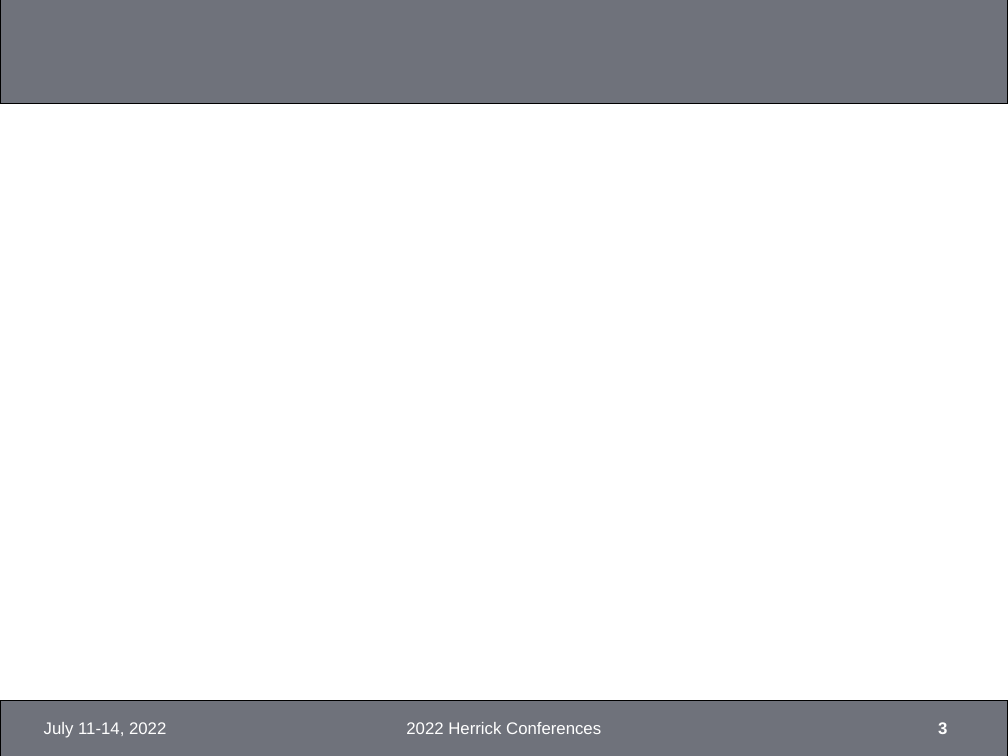
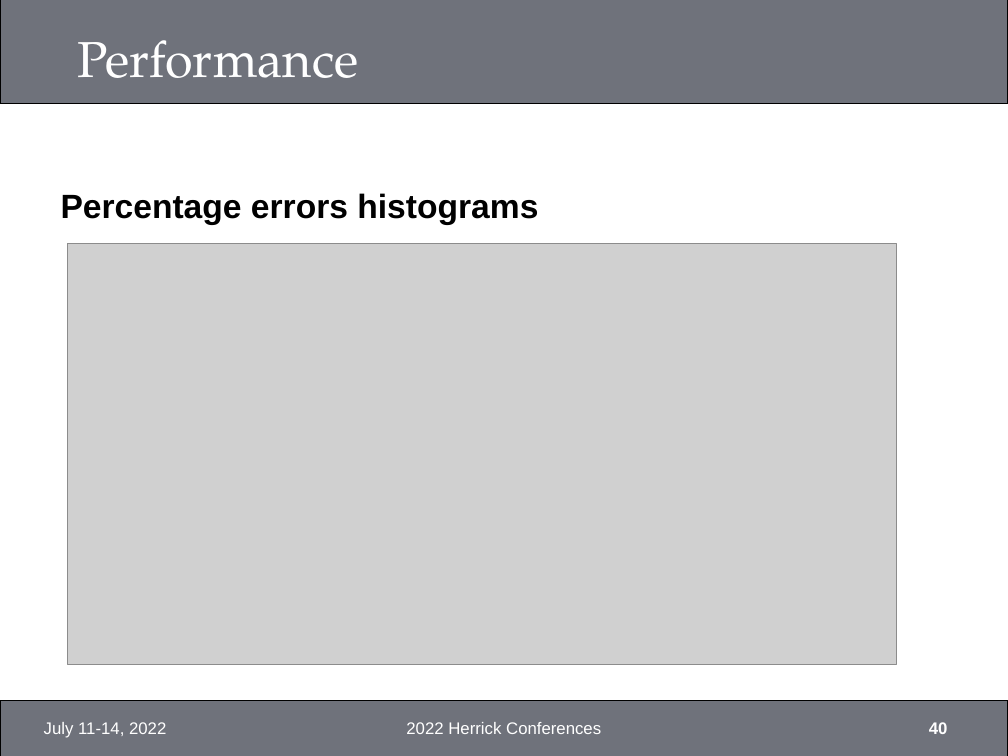
Before and after one commit to xixihaha1995/Hybrid_RC_GGMR, a slide deck: slide 40 of Final/TODO_Recordings.pptx (slide 3 before the commit). Drawn at 1008x756 pixels with LibreOffice and Linux fonts; fonts in the diff are those of the drawing; grey boxes stand for pictures; background and template pictures are left out. Boxes give left, top, right and bottom in pixels: in the first picture for what was removed or moved away, otherwise in the second. Text is boxed around its words. In the diff, an @@ line names an element or a change of style, - is before the commit and + after.

```diff
--- a/Final/TODO_Recordings.pptx
+++ b/Final/TODO_Recordings.pptx
@@ title added at <box>77,40,358,78</box>, 36 pt, text #FFFFFF @@
+Performance
@@ text added at <box>61,193,538,225</box>, 24 pt, text #000000, bold @@
+Percentage errors histograms
@@ picture added at <box>68,244,897,664</box> @@
@@ page number at <box>929,722,948,734</box>: text changed @@
-3
+40
```
Also in this commit, not shown: 1 other slide changed, 42 slides added, 1 slide removed, 7 other files.
